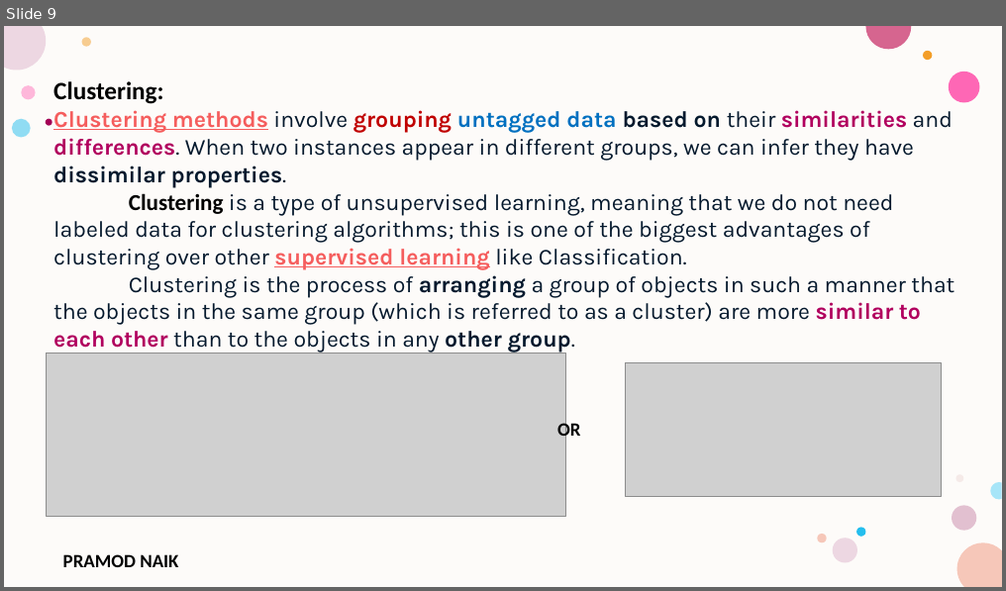
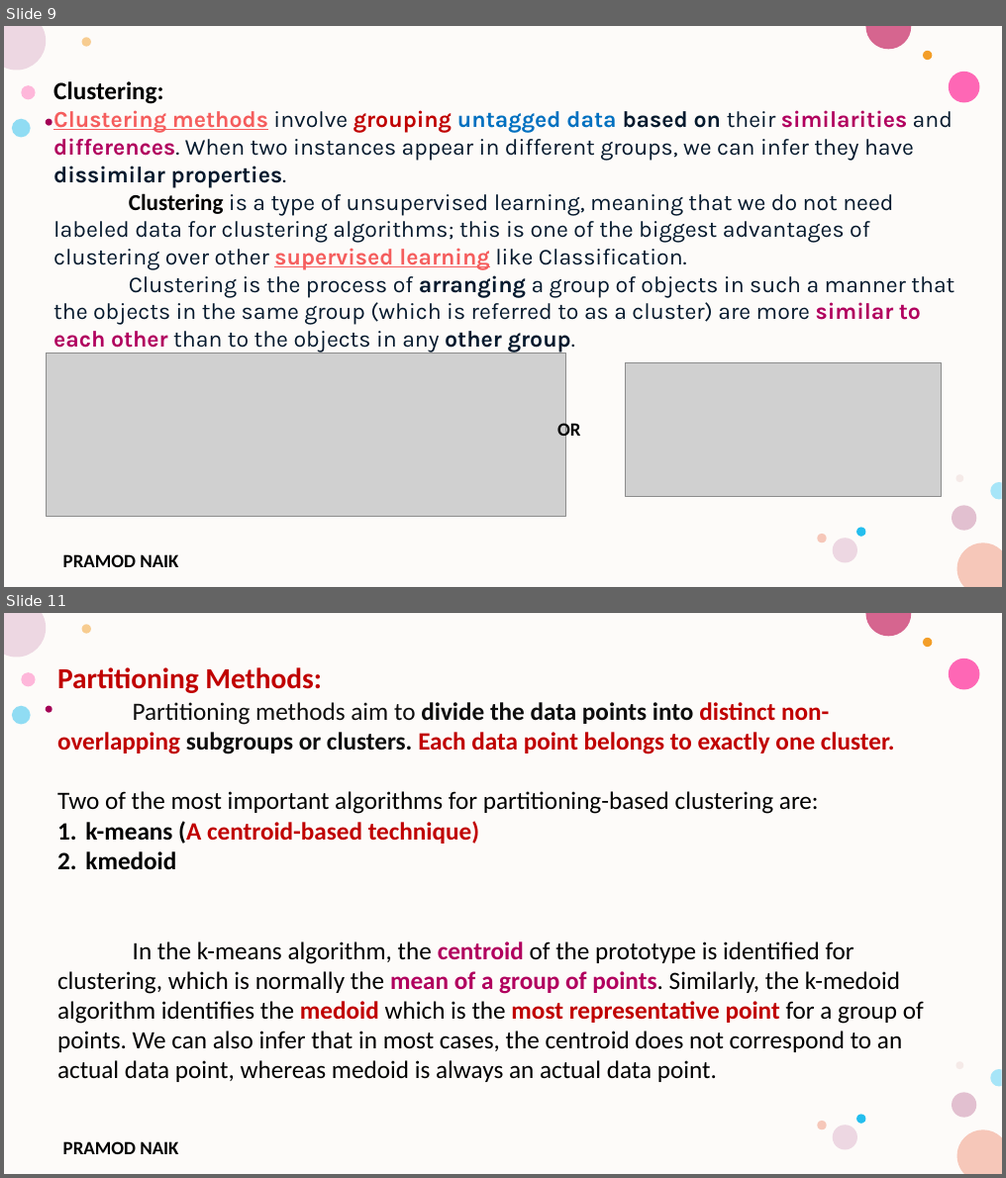
Before and after one commit to PRAMODNAIK-DEV/MCA-2nd-Sem-ML-Data-Analytics-Shridevi-College, a slide deck: Theory Class-Notes/Unit-3 Unsupervised Learning.pptx. Shown one above the other, each under a label of ours: slide 9 before the commit, slides 9 and 11 after it; the slides between them are not shown. The pictures are 1006x591 and 1006x1178 pixels, drawn with LibreOffice and Linux fonts; fonts in the diff are those of the drawing; grey boxes stand for pictures; background and template pictures are left out. Boxes give left, top, right and bottom in pixels: in the first picture for what was removed or moved away, otherwise in the second. Text is boxed around its words. In the diff, an @@ line names an element or a change of style, - is before the commit and + after.

Commit message:
Completed Hierarchical Clustering.

```diff
--- a/Theory Class-Notes/Unit-3 Unsupervised Learning.pptx
+++ b/Theory Class-Notes/Unit-3 Unsupervised Learning.pptx
@@ slide 11 added at bbox=[4, 613, 1002, 1174], background #FFFFFF; not listed: 17 template elements that a slide beside it also shows @@
@@ text added at bbox=[57, 667, 924, 1082], 24 pt, text #000000 @@
+Partitioning Methods:
+Partitioning methods aim to divide the data points into distinct non-overlapping subgroups or clusters. Each data point belongs to exactly one cluster.
+Two of the most important algorithms for partitioning-based clustering are:
+1. k-means (A centroid-based technique)
+2. kmedoid
+In the k-means algorithm, the centroid of the prototype is identified for clustering, which is normally the mean of a group of points. Similarly, the k-medoid algorithm identifies the medoid which is the most representative point for a group of points. We can also infer that in most cases, the centroid does not correspond to an actual data point, whereas medoid is always an actual data point.
```
Also in this commit, not shown: 1 slide changed, 20 other slides added, 2 slides removed, 1 other file.
